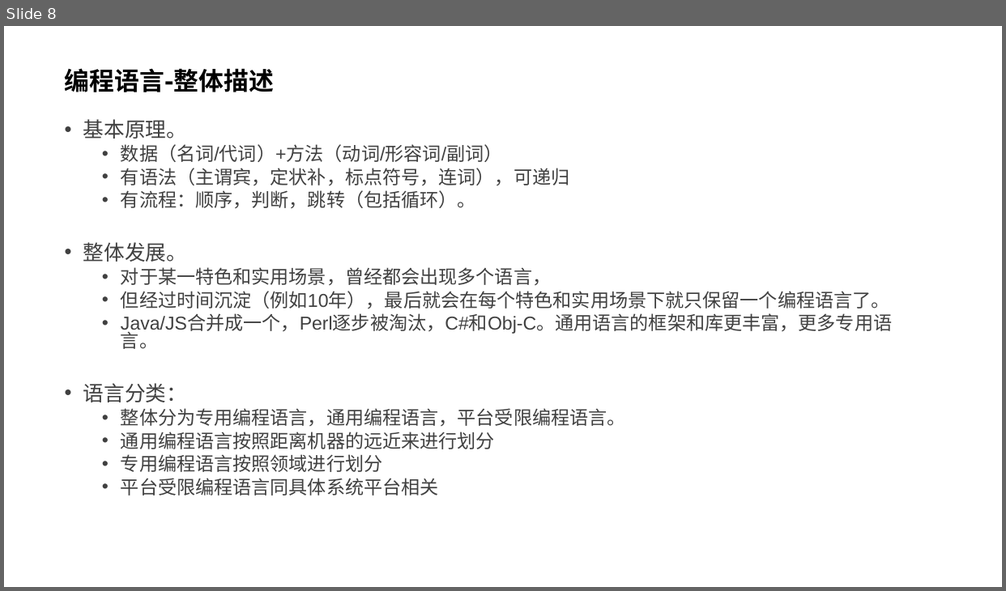
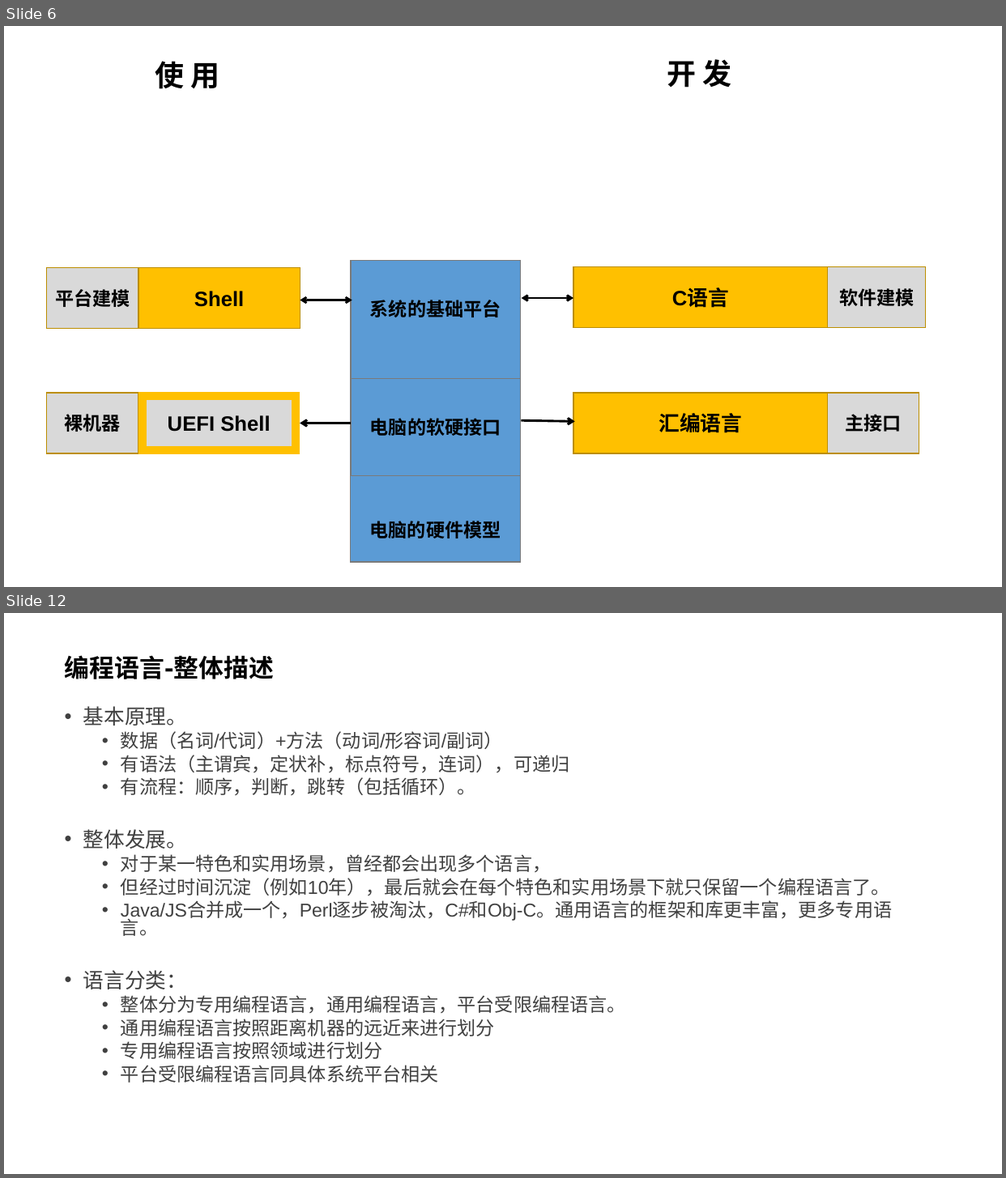
Before and after one commit to GavinKoeng/it-talks, a slide deck: it-talks.pptx. Shown one above the other, each under a label of ours: slide 8 before the commit, slides 6 and 12 after it; the slides between them are not shown. The pictures are 1006x591 and 1006x1178 pixels, drawn with LibreOffice and Linux fonts; fonts in the diff are those of the drawing. Boxes give left, top, right and bottom in pixels: in the first picture for what was removed or moved away, otherwise in the second. Text is boxed around its words. In the diff, an @@ line names an element or a change of style, - is before the commit and + after.

Commit message:
it-talks.pptx: 更新“我的编程语言”视频组提纲

```diff
--- a/it-talks.pptx
+++ b/it-talks.pptx
@@ slide 6 added at <box>4,26,1002,587</box>, background #FFFFFF @@
@@ text added at <box>155,61,220,89</box>, 28 pt, text #000000, bold @@
+使 用
@@ text added at <box>667,59,731,88</box>, 28 pt, text #000000, bold @@
+开 发
@@ rectangle added at <box>47,268,138,328</box>, fill #D9D9D9, outline #BD8E00 1 pt, 18 pt, text #000000, bold @@
+平台建模
@@ rectangle added at <box>138,268,300,328</box>, fill #FFC000, outline #BD8E00 1 pt, 20 pt, text #000000, bold @@
+Shell
@@ rectangle added at <box>351,261,520,379</box>, fill #5B9BD5, outline #7A7A7A 1 pt, 18 pt, text #000000, bold @@
+系统的基础平台
@@ rectangle added at <box>573,267,829,327</box>, fill #FFC000, outline #BD8E00 1 pt, 20 pt, text #000000, bold @@
+C语言
@@ rectangle added at <box>828,267,926,327</box>, fill #D9D9D9, outline #BD8E00 1 pt, 18 pt, text #000000, bold @@
+软件建模
@@ double arrow added from (352, 300) to (300, 300), #000000 2 pt @@
@@ double arrow added from (573, 298) to (522, 298), #000000 2 pt @@
@@ rectangle added at <box>351,378,520,476</box>, fill #5B9BD5, outline #7A7A7A 1 pt, 18 pt, text #000000, bold @@
+电脑的软硬接口
@@ rectangle added at <box>47,393,138,454</box>, fill #D9D9D9, outline #BD8E00 1 pt, 18 pt, text #000000, bold @@
+裸机器
@@ rectangle added at <box>143,396,296,451</box>, fill #D9D9D9, outline #FFC000 8 pt, 20 pt, text #000000, bold @@
+UEFI Shell
@@ rectangle added at <box>573,393,829,454</box>, fill #FFC000, outline #BD8E00 1 pt, 20 pt, text #000000, bold @@
+汇编语言
@@ rectangle added at <box>828,393,919,454</box>, fill #D9D9D9, outline #BD8E00 1 pt, 18 pt, text #000000, bold @@
+主接口
@@ arrow added from (351, 424) to (300, 424), #000000 2.25 pt @@
@@ arrow added from (522, 420) to (575, 422), #000000 2.25 pt @@
@@ rectangle added at <box>351,476,522,563</box>, fill #5B9BD5, outline #7A7A7A 1 pt, 18 pt, text #000000, bold @@
+电脑的硬件模型
@@ what was slide 8 is now slide 12 @@
```
Also in this commit, not shown: 4 slides changed, 6 other slides added.
